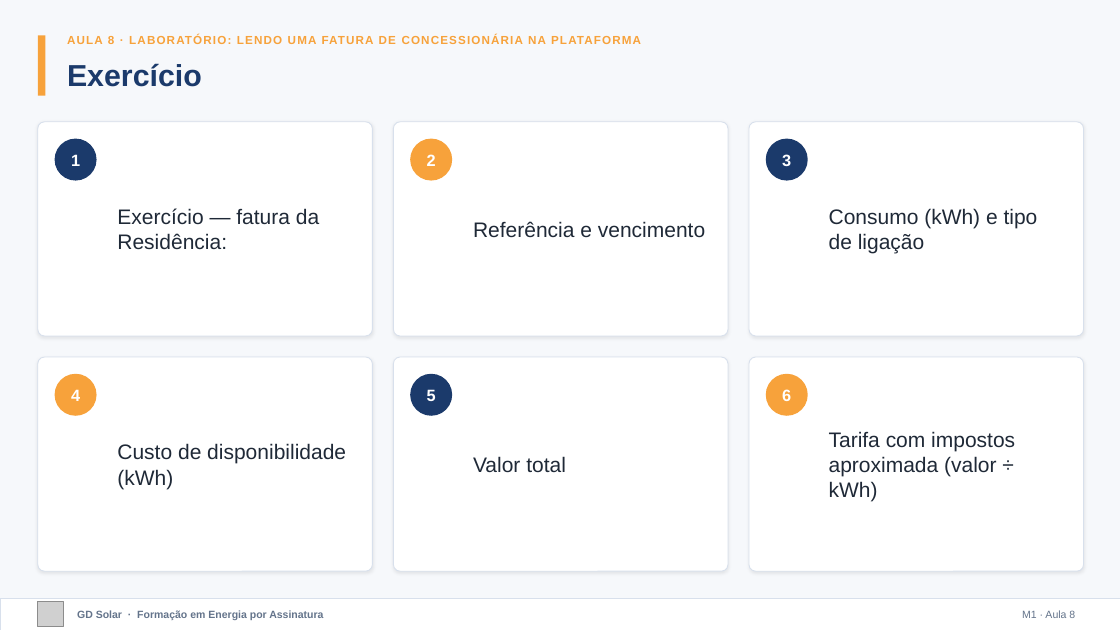
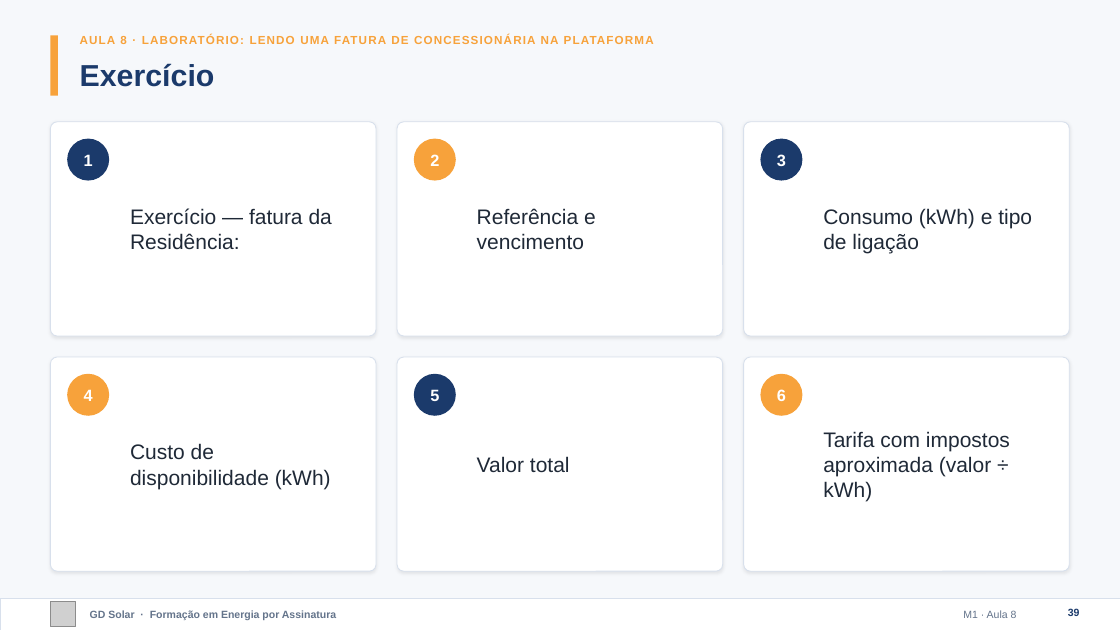
Before and after one commit to marcelo-braga-dev/casaverde, a slide deck: slide 39 of docs/curso/slides/m01-fundamentos.pptx. Drawn at 1120x630 pixels with LibreOffice and Linux fonts; fonts in the diff are those of the drawing; grey boxes stand for pictures. Boxes give left, top, right and bottom in pixels: in the first picture for what was removed or moved away, otherwise in the second. Text is boxed around its words. In the diff, an @@ line names an element or a change of style, - is before the commit and + after.

```diff
--- a/docs/curso/slides/m01-fundamentos.pptx
+++ b/docs/curso/slides/m01-fundamentos.pptx
@@ text "Exercício": place and size @@
-text "Exercício" at [67, 63, 202, 87]
+text "Exercício" at [80, 63, 215, 87]
@@ rounded rectangle: place and size @@
-rounded rectangle at [38, 122, 372, 336]
+rounded rectangle at [50, 122, 376, 336]
@@ text "Exercício — fatura da Residência:": place and size @@
-text "Exercício — fatura da Residência:" at [117, 208, 319, 249]
+text "Exercício — fatura da Residência:" at [130, 208, 332, 249]
@@ rounded rectangle: place and size @@
-rounded rectangle at [393, 122, 728, 336]
+rounded rectangle at [397, 122, 723, 336]
@@ ellipse: place and size @@
-ellipse at [410, 139, 452, 181]
+ellipse at [414, 139, 456, 181]
@@ text "Referência e vencimento" rewrapped from [473, 221, 705, 238] to [477, 208, 596, 249] @@
@@ rounded rectangle: place and size @@
-rounded rectangle at [749, 122, 1084, 336]
+rounded rectangle at [744, 122, 1070, 336]
@@ text "Consumo (kWh) e tipo de ...": place and size @@
-text "Consumo (kWh) e tipo de ..." at [829, 208, 1038, 254]
+text "Consumo (kWh) e tipo de ..." at [823, 208, 1032, 254]
@@ rounded rectangle: place and size @@
-rounded rectangle at [38, 357, 372, 571]
+rounded rectangle at [50, 357, 376, 571]
@@ rounded rectangle: place and size @@
-rounded rectangle at [393, 357, 728, 571]
+rounded rectangle at [397, 357, 723, 571]
@@ rounded rectangle: place and size @@
-rounded rectangle at [749, 357, 1084, 571]
+rounded rectangle at [744, 357, 1070, 571]
@@ 3 texts, 2 ellipses, 1 picture, 1 rectangle: place and size @@
-3 texts, 2 ellipses, 1 picture, 1 rectangle at [38, 35, 641, 627]
+3 texts, 2 ellipses, 1 picture, 1 rectangle at [50, 35, 654, 627]
@@ text "Custo de disponibilidade (kWh)" rewrapped from [117, 443, 346, 489] to [130, 443, 331, 489] @@
@@ ellipse: place and size @@
-ellipse at [410, 374, 452, 416]
+ellipse at [414, 374, 456, 416]
@@ text "Valor total": place and size @@
-text "Valor total" at [473, 456, 566, 473]
+text "Valor total" at [477, 456, 570, 473]
@@ 2 texts, 2 ellipses: place and size @@
-2 texts, 2 ellipses at [766, 139, 808, 416]
+2 texts, 2 ellipses at [760, 139, 802, 416]
@@ text "Tarifa com impostos aproximada (valor ...": place and size @@
-text "Tarifa com impostos aproximada (valor ..." at [829, 431, 1015, 502]
+text "Tarifa com impostos aproximada (valor ..." at [823, 431, 1010, 502]
@@ text "GD Solar · Formação em ...": place and size @@
-text "GD Solar · Formação em ..." at [77, 610, 323, 620]
+text "GD Solar · Formação em ..." at [90, 610, 336, 620]
@@ text "M1 · Aula 8": place and size @@
-text "M1 · Aula 8" at [1022, 610, 1075, 618]
+text "M1 · Aula 8" at [963, 610, 1017, 618]
@@ page number added at [1068, 608, 1080, 616], 9 pt, text #1B3A6B, bold @@
+39
```
Also in this commit, not shown: 39 other slides changed, 13 other files.
